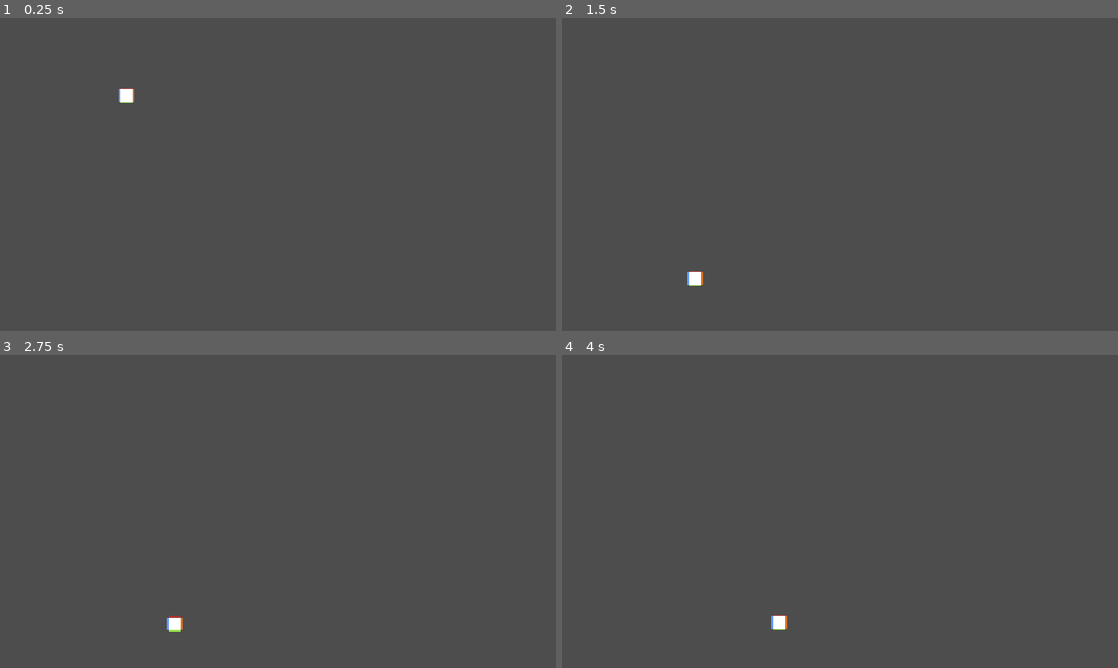
Above: before the commit, frames 1-4 (two rows, left to right).
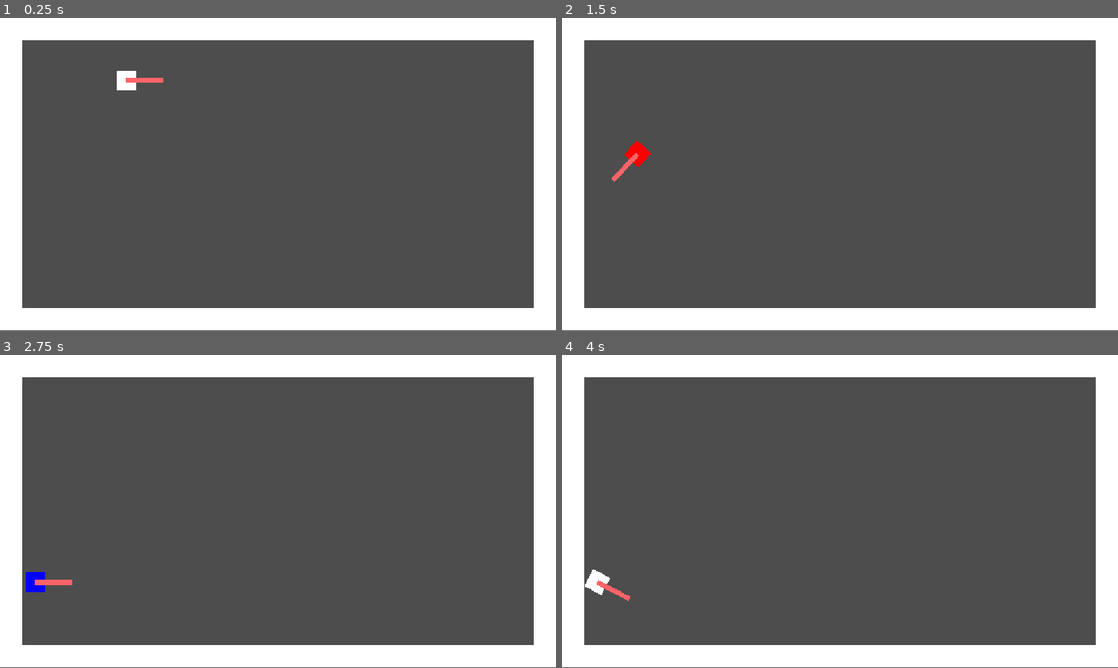
Above: after the commit, the same moments.

Repository: DudukoDad/very-serious-game
Game: Godot game, scene res://Scenes/main_game.tscn
The game is run twice, just before and just after one commit, with the same random seed, the same clock (stepped at 60 frames per second) and the same inputs.
Inputs (mouse positions are in pixels of both pictures, inside the frame that each line leads up to):
- Up to frame 1 (0.25 s): no input
- Up to frame 2 (1.5 s): move the mouse to (962, 158) at 0.52 s; press the mouse at (962, 158) at 0.53 s; tap 1 (1, bound only after the commit) at 0.8, 1.35 s; move the mouse to (728, 190) at 1.27 s; release the mouse at (728, 190) at 1.28 s
- Up to frame 3 (2.75 s): tap 2 (2, bound only after the commit) at 1.55, 2.1 s; move the mouse to (333, 442) at 2.02 s; tap 3 (3, bound only after the commit) at 2.3 s
- Up to frame 4 (4 s): move the mouse to (812, 574) at 2.77 s; tap 3 (3, bound only after the commit) at 2.85 s; tap 4 (4, bound only after the commit) at 3.05, 3.6 s; move the mouse to (1006, 558) at 3.52 s; press the mouse at (1006, 558) at 3.53 s

The runs differ from the first frame. In frame 1, 21% of the frame differs, in the area x 0-100%, y 0-100%; in frame 2, 21%; in frame 3, 22%; in frame 4, 21%.

Commit message:
[FEAT] Functional character controller. Rotation, movement, stick to walls.

Diff:
--- a/Levels/test_level.tscn
+++ b/Levels/test_level.tscn
@@ -1,44 +1,84 @@
 [gd_scene format=3 uid="uid://hc1lxuadkniy"]
 
 [ext_resource type="Script" uid="uid://d1u46pwnf188h" path="res://Scripts/test_level.gd" id="1_ormqy"]
-[ext_resource type="Script" uid="uid://c8ktxn2ej3vhc" path="res://Scripts/floor.gd" id="3_4k50d"]
 
-[sub_resource type="WorldBoundaryShape2D" id="WorldBoundaryShape2D_a3h7v"]
+[sub_resource type="RectangleShape2D" id="RectangleShape2D_g4v7s"]
+size = Vector2(150.44075, 13.671481)
 
-[node name="TestLevel" type="Area2D" unique_id=199688469]
+[sub_resource type="RectangleShape2D" id="RectangleShape2D_ormqy"]
+size = Vector2(83.159836, 13.863678)
+
+[sub_resource type="RectangleShape2D" id="RectangleShape2D_00vsl"]
+size = Vector2(84.46626, 13.671463)
+
+[node name="TestLevel" type="Node2D" unique_id=152431671]
 script = ExtResource("1_ormqy")
-
-[node name="BottomBoundary" type="CollisionShape2D" parent="." unique_id=898116531]
-position = Vector2(556, 648)
-shape = SubResource("WorldBoundaryShape2D_a3h7v")
-metadata/_edit_group_ = true
-
-[node name="TopBoundary" type="CollisionShape2D" parent="." unique_id=1158115743]
-position = Vector2(557, 0)
-rotation = 3.1415927
-shape = SubResource("WorldBoundaryShape2D_a3h7v")
-
-[node name="LeftBoundary" type="CollisionShape2D" parent="." unique_id=889467314]
-position = Vector2(-405, 286)
-rotation = 1.5707964
-shape = SubResource("WorldBoundaryShape2D_a3h7v")
-
-[node name="RightBoundary" type="CollisionShape2D" parent="." unique_id=121428451]
-position = Vector2(1789, 310)
-rotation = -1.5707964
-shape = SubResource("WorldBoundaryShape2D_a3h7v")
 
 [node name="SpawnPoint" type="Marker2D" parent="." unique_id=1631295136]
 position = Vector2(262, 129)
 
-[node name="Floor" type="StaticBody2D" parent="." unique_id=515596617]
-visible = false
-script = ExtResource("3_4k50d")
+[node name="ColorRect" type="ColorRect" parent="." unique_id=1701605866]
+offset_top = 600.0
+offset_right = 1152.0
+offset_bottom = 640.0
+scale = Vector2(1, 1.16)
 metadata/_edit_group_ = true
 
-[node name="Polygon2D" type="Polygon2D" parent="Floor" unique_id=1007403850]
-position = Vector2(-372.39465, 0)
-scale = Vector2(1.7371386, 1)
-polygon = PackedVector2Array(-33, 553, 311, 575, 977, 552, 1330, 592, 1261, 708, -89, 706)
+[node name="StaticBody2D" type="StaticBody2D" parent="ColorRect" unique_id=1364511219]
+collision_layer = 4
+collision_mask = 0
 
-[node name="CollisionPolygon2D" type="CollisionPolygon2D" parent="Floor" unique_id=1788821465]
+[node name="CollisionShape2D" type="CollisionShape2D" parent="ColorRect/StaticBody2D" unique_id=294088403]
+position = Vector2(576.2276, 20.106384)
+scale = Vector2(7.654474, -2.900568)
+shape = SubResource("RectangleShape2D_g4v7s")
+
+[node name="ColorRect2" type="ColorRect" parent="." unique_id=7281857]
+offset_right = 1152.0
+offset_bottom = 40.0
+scale = Vector2(1, 1.16)
+metadata/_edit_group_ = true
+
+[node name="StaticBody2D" type="StaticBody2D" parent="ColorRect2" unique_id=1176663949]
+collision_layer = 4
+collision_mask = 0
+
+[node name="CollisionShape2D" type="CollisionShape2D" parent="ColorRect2/StaticBody2D" unique_id=953539068]
+position = Vector2(575.99994, 19.827587)
+scale = Vector2(7.654474, -2.900568)
+shape = SubResource("RectangleShape2D_g4v7s")
+
+[node name="ColorRect3" type="ColorRect" parent="." unique_id=1378475748]
+offset_left = 46.0
+offset_top = 7.0
+offset_right = 646.0
+offset_bottom = 47.0
+rotation = 1.5707964
+scale = Vector2(1, 1.16)
+metadata/_edit_group_ = true
+
+[node name="StaticBody2D" type="StaticBody2D" parent="ColorRect3" unique_id=2116786632]
+collision_layer = 4
+collision_mask = 0
+
+[node name="CollisionShape2D" type="CollisionShape2D" parent="ColorRect3/StaticBody2D" unique_id=2029036254]
+position = Vector2(316.99997, 19.827576)
+scale = Vector2(7.654474, -2.900568)
+shape = SubResource("RectangleShape2D_ormqy")
+
+[node name="ColorRect4" type="ColorRect" parent="." unique_id=555726712]
+offset_left = 1152.0
+offset_right = 1752.0
+offset_bottom = 40.0
+rotation = 1.5707964
+scale = Vector2(1, 1.16)
+metadata/_edit_group_ = true
+
+[node name="StaticBody2D" type="StaticBody2D" parent="ColorRect4" unique_id=1132677972]
+collision_layer = 4
+collision_mask = 0
+
+[node name="CollisionShape2D" type="CollisionShape2D" parent="ColorRect4/StaticBody2D" unique_id=141788589]
+position = Vector2(323.7276, 19.827698)
+scale = Vector2(7.654474, -2.900568)
+shape = SubResource("RectangleShape2D_00vsl")
--- a/Scenes/Player/Player.tscn
+++ b/Scenes/Player/Player.tscn
@@ -1,26 +1,34 @@
 [gd_scene format=3 uid="uid://ckil3552olo5x"]
 
 [ext_resource type="Script" uid="uid://tml21amih2qs" path="res://Scripts/player.gd" id="1_s0eop"]
-[ext_resource type="Texture2D" uid="uid://31slytk8kuk5" path="res://Assets/Sprites/color_square.png" id="2_a3d8c"]
 
-[sub_resource type="RectangleShape2D" id="RectangleShape2D_h54ih"]
+[sub_resource type="RectangleShape2D" id="RectangleShape2D_uvnfx"]
+size = Vector2(25.189873, 25.189873)
 
 [sub_resource type="Gradient" id="Gradient_xpcdj"]
 offsets = PackedFloat32Array(0, 0.9705882)
 colors = PackedColorArray(1, 0, 0, 1, 1, 1, 0, 1)
 
-[node name="Player" type="CharacterBody2D" unique_id=176213554]
+[sub_resource type="RectangleShape2D" id="RectangleShape2D_h54ih"]
+size = Vector2(25.189873, 25.189873)
+
+[node name="Player" type="CharacterBody2D" unique_id=44558379]
+collision_layer = 2
 script = ExtResource("1_s0eop")
 metadata/_edit_group_ = true
 
-[node name="CollisionShape2D" type="CollisionShape2D" parent="." unique_id=1550212430]
-scale = Vector2(1.58, 1.58)
-shape = SubResource("RectangleShape2D_h54ih")
+[node name="Area2D" type="Area2D" parent="." unique_id=2024603270]
+position = Vector2(-20, -20)
+collision_layer = 16
+collision_mask = 4
 
-[node name="Sprite2D" type="Sprite2D" parent="." unique_id=127807151]
-texture = ExtResource("2_a3d8c")
+[node name="CollisionShape2D" type="CollisionShape2D" parent="Area2D" unique_id=1550212430]
+position = Vector2(20.1, 20.1)
+scale = Vector2(1.64, 1.64)
+shape = SubResource("RectangleShape2D_uvnfx")
 
 [node name="Line2D" type="Line2D" parent="." unique_id=1259832757]
+position = Vector2(20, 20)
 width = 15.0
 gradient = SubResource("Gradient_xpcdj")
 joint_mode = 2
@@ -29,4 +37,26 @@
 
 [node name="Timer" type="Timer" parent="." unique_id=828105703]
 
+[node name="PlayerSprite" type="ColorRect" parent="." unique_id=1638780888]
+offset_left = -20.0
+offset_top = -20.0
+offset_right = 20.0
+offset_bottom = 20.0
+pivot_offset = Vector2(20, 20)
+
+[node name="CollisionShapePlayer" type="CollisionShape2D" parent="." unique_id=688812235]
+position = Vector2(0.10000229, 0.10000229)
+scale = Vector2(1.595, 1.595)
+shape = SubResource("RectangleShape2D_h54ih")
+
+[node name="Temporary Aim" type="Line2D" parent="." unique_id=1885303182]
+points = PackedVector2Array(0, 0, 75, 0)
+default_color = Color(1, 0.38967055, 0.40933874, 1)
+
+[node name="JumpDirection" type="Marker2D" parent="." unique_id=1203832109]
+position = Vector2(73, 0)
+
+[connection signal="wall_hit" from="." to="." method="_on_wall_hit"]
+[connection signal="area_entered" from="Area2D" to="." method="_on_area_2d_area_entered"]
+[connection signal="body_entered" from="Area2D" to="." method="_on_area_2d_body_entered"]
 [connection signal="timeout" from="Timer" to="." method="_on_timer_timeout"]
--- a/Scripts/floor.gd
+++ /dev/null
@@ -1,7 +0,0 @@
-extends StaticBody2D
-
-@onready var polygon_2d: Polygon2D = $Polygon2D
-@onready var collision_polygon_2d: CollisionPolygon2D = $CollisionPolygon2D
-
-func _ready():
-	collision_polygon_2d.polygon = polygon_2d.polygon
--- a/Scripts/player.gd
+++ b/Scripts/player.gd
@@ -1,96 +1,140 @@
 class_name Player
 extends CharacterBody2D
 
-@onready var speed = 100
+signal wall_hit
+
+@export var speed = 5
+
+@export var rotation_speed = 400
+const angular_speed = PI
+
+var jump_dir : Vector2
+
 @onready var line: Line2D = $Line2D
-@onready var player: Player = $"."
+@onready var player_sprite: ColorRect = $PlayerSprite
+@onready var jump_marker: Marker2D = $JumpDirection
+@onready var timer: Timer = $Timer
 
-@onready var timer: Timer = $Timer
-var timer_seconds : float
+const GRAVITY = 20.0
 
 # Calculate vector between players current position and mouse cursor
-var player_pos : Vector2
-var mouse_pos : Vector2
 var movement_vector : Vector2
 
-var screen_size
-var gravity = ProjectSettings.get_setting("physics/2d/default_gravity")
+var wall_stick = false
 
-var max_points = 250
+# All possible player colors
+# FUTURE: Build state management system
+var player_color
 
+enum color {
+	RED, #1
+	ORANGE, #2
+	BLUE, #3
+	GREEN #4
+}
 
 func _ready():
-	screen_size = get_viewport_rect().size
-
 	# Setting jump timer properties
-	timer.wait_time = 1.0
+	# TODO: Convert this timer to make player blow tf up if they spin too long
+	timer.wait_time = 5.0
 	timer.one_shot = false
 	timer.ignore_time_scale = true
 
 	timer.start()
 
-# All possible player colors
-# FUTURE: Build state management system
-enum color {
-	RED,
-	ORANGE,
-	BLUE,
-	GREEN
-}
+func _on_timer_timeout() -> void:
+	pass
 
-func jump(delta):
-	var jump_height = timer_seconds * -speed / 2
-	print(jump_height)
+# TODO	Add this for polish
+func show_trajectory(delta):
+	pass
 
-	movement_vector = movement_vector * jump_height
-	print(movement_vector)
+func _physics_process(delta):
+	# Calculating Jump Direction
+	jump_dir = jump_marker.position
 
-	velocity += movement_vector * delta
+	# Gravity
+	if not wall_stick:
+		velocity.y += GRAVITY
+	else:
+		velocity = Vector2.ZERO
+
+	if Input.is_action_pressed("left_click"):
+		# Marker Rotation around player
+		var marker_velocity = Vector2.UP.rotated(rotation) * -speed
+
+		jump_marker.rotation += angular_speed * delta
+		jump_marker.position += (marker_velocity * 500) * delta
 
 
-func _on_timer_timeout() -> void:
-	timer_seconds += 1
-	print(timer_seconds)
+		print(jump_marker.rotation)
+		look_at(jump_dir)
 
-func show_trajectory(delta):
-	line.clear_points()
+		timer.paused = false
 
-	var pos = global_position
-	var vel = (player_pos - mouse_pos) * -speed
-
-	for i in max_points:
-		line.add_point(pos)
-		vel.y += gravity * delta
-		pos += vel * delta
-		# FIXME: Break the function if trajectory line touches a wall/ground
-
-func _process(delta):
-	player_pos = global_position
-	mouse_pos = get_global_mouse_position()
-	movement_vector = player_pos - mouse_pos
-
-func _physics_process(delta):
-	# Gravity
-	if not is_on_floor():
-		velocity.y += gravity * delta
-
-	if Input.is_action_just_pressed("left_click"):
-		timer.paused = false
-		timer_seconds = 0
 		line.show()
 		show_trajectory(delta)
 
+		player_sprite.color = Color(1.0, 1.0, 1.0, 1.0)
+
 	if Input.is_action_just_released("left_click"):
 		timer.paused = true
+		wall_stick = false
+
 		line.hide()
-		jump(delta)
+
+		jump()
+		velocity.y += GRAVITY
 
 	if movement_vector.length() > 0:
 		movement_vector = movement_vector.normalized()
 
-	position = position.clamp(Vector2.ZERO, screen_size)
-
+	# Automatically multiplies by DeltaTime
 	move_and_slide()
 
-func change_color():
-	pass
+func jump():
+	# FIXME: Check if the player is cllided w/ something before adding the vector! Otherwise they will clip through wall
+	movement_vector = jump_marker.position - position
+	var jump_vel = speed * movement_vector / 3
+	velocity += jump_vel
+
+
+	print(jump_vel)
+
+	if not is_on_wall():
+		$Area2D/CollisionShape2D.disabled = false
+
+func _input(event):
+	change_color(event)
+
+func change_color(event):
+	if Input.is_action_just_pressed("1"):
+		player_color = color.RED
+		player_sprite.color = Color(1.0, 0.0, 0.0, 1.0)
+
+	if Input.is_action_just_pressed("2"):
+		player_color = color.ORANGE
+		player_sprite.color = Color(1.0, 0.5, 0.0, 1.0)
+
+	if Input.is_action_just_pressed("3"):
+		player_color = color.BLUE
+		player_sprite.color = Color(0.0, 0.0, 1.0, 1.0)
+
+	if Input.is_action_just_pressed("4"):
+		player_color = color.GREEN
+		player_sprite.color = Color(0.0, 1.0, 0.0, 1.0)
+
+func _on_area_2d_body_entered(body: Node2D) -> void:
+	wall_hit.emit()
+
+func _on_wall_hit() -> void:
+	wall_stick = true
+	jump_marker.position = Vector2(0, 0)
+	jump_marker.rotation = 0
+
+	if not Input.is_action_pressed("left_click"):
+		rotation = 0
+		#FIXME: Player not landing flush on surfaces (Area2d collider is too big)
+
+	$Area2D/CollisionShape2D.set_deferred("disabled", true)
+	#$Area2D/CollisionShape2D.disabled = true
--- a/project.godot
+++ b/project.godot
@@ -27,9 +27,39 @@
 "events": [Object(InputEventMouseButton,"resource_local_to_scene":false,"resource_name":"","device":-1,"window_id":0,"a …(258 unchanged characters)…
 ]
 }
+1={
+"deadzone": 0.2,
+"events": [Object(InputEventKey,"resource_local_to_scene":false,"resource_name":"","device":-1,"window_id":0,"alt_pressed":false,"shift_pressed":false,"ctrl_pressed":false,"meta_pressed":false,"pressed":false,"keycode":0,"physical_keycode":49,"key_label":0,"unicode":49,"location":0,"echo":false,"script":null)
+]
+}
+2={
+"deadzone": 0.2,
+"events": [Object(InputEventKey,"resource_local_to_scene":false,"resource_name":"","device":-1,"window_id":0,"alt_pressed":false,"shift_pressed":false,"ctrl_pressed":false,"meta_pressed":false,"pressed":false,"keycode":0,"physical_keycode":50,"key_label":0,"unicode":50,"location":0,"echo":false,"script":null)
+]
+}
+3={
+"deadzone": 0.2,
+"events": [Object(InputEventKey,"resource_local_to_scene":false,"resource_name":"","device":-1,"window_id":0,"alt_pressed":false,"shift_pressed":false,"ctrl_pressed":false,"meta_pressed":false,"pressed":false,"keycode":0,"physical_keycode":51,"key_label":0,"unicode":51,"location":0,"echo":false,"script":null)
+]
+}
+4={
+"deadzone": 0.2,
+"events": [Object(InputEventKey,"resource_local_to_scene":false,"resource_name":"","device":-1,"window_id":0,"alt_pressed":false,"shift_pressed":false,"ctrl_pressed":false,"meta_pressed":false,"pressed":false,"keycode":0,"physical_keycode":52,"key_label":0,"unicode":52,"location":0,"echo":false,"script":null)
+]
+}
+
+[layer_names]
+
+2d_render/layer_1="world"
+2d_render/layer_2="player"
+2d_render/layer_3="walls"
+2d_render/layer_4="obstacles"
+2d_render/layer_5="wall_stick"
 
 [physics]
 
+common/physics_ticks_per_second=120
+2d/physics_engine="GodotPhysics2D"
 3d/physics_engine="Jolt Physics"
 
 [rendering]
Not shown, removed: Scripts/floor.gd.uid
